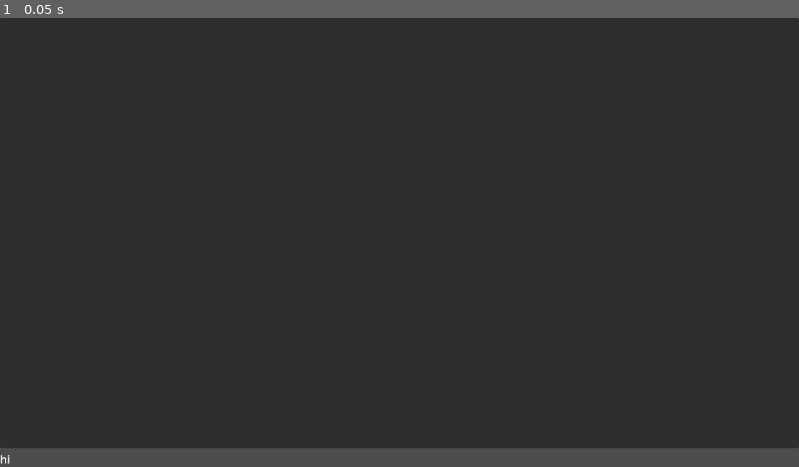
Above: before the commit, frame 1.
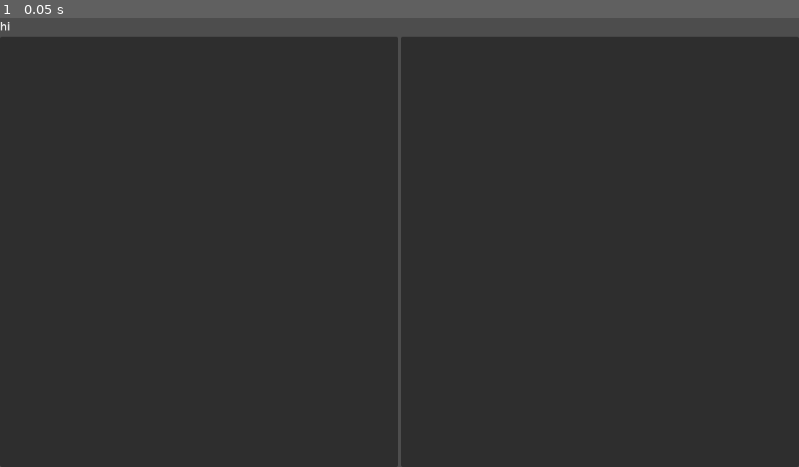
Above: after the commit, the same moment.

Repository: Virus-Axel/godot-solana-sdk
Game: Godot game, scene res://anchor_program_demos.tscn
Two runs of this game, one before a commit and one after it. Both use one fixed random seed, a clock stepped at 60 frames per second and the inputs below.
Inputs:
- Up to frame 1 (0.05 s): no input

The runs differ from the first frame. In frame 1, 8.3% of the frame differs, in the area x 0-100%, y 0-100%.
Error before the commit: Invalid call. Nonexistent function 'set_pid' in base 'Node'. (res://AnchorProgramDemos.gd:33)
Error after the commit: Invalid call. Nonexistent function 'set_pid' in base 'Node'. (res://AnchorProgramDemos.gd:37)

Commit message:
Add fetch account test for Anchor Program
The Anchor Program tests were only for fetching IDL. This commit adds a
test for fetching an anchor account. It also fixes a bug with account
deserialization.

Diff:
--- a/example/AnchorProgram/AnchorProgramDemos.gd
+++ b/example/AnchorProgram/AnchorProgramDemos.gd
@@ -1,7 +1,7 @@
 extends VBoxContainer
 
 
-const TOTAL_CASES := 1
+const TOTAL_CASES := 2
 var passed_test_mask := 0
 
 
@@ -9,9 +9,13 @@
 	passed_test_mask += (1 << unique_identifier)
 	print("[OK]: ", unique_identifier)
 
+
 func display_dict(data: Variant, parent: TreeItem):
 	if(typeof(data) == TYPE_STRING):
 		parent.set_text(1, data)
+	elif(typeof(data) == TYPE_ARRAY):
+		for item in data:
+			display_dict(item, parent.create_child())
 	elif(typeof(data) != TYPE_DICTIONARY):
 		parent.set_text(1, str(data))
 	else:
@@ -30,19 +34,29 @@
 	# Use the editor properties instead.
 	# This function is only for testing purposes.
 
-	$AnchorProgram.set_pid("cndy3Z4yapfJBmL3ShUp5exZKqR3z33thTzeNMm2gRZ")
+	$AnchorProgram.set_pid("CndyV3LdqHUfDLmE5naZjVN8rBZz4tqhdefbAnjHG3JR")
 	$AnchorProgram.set_try_from_pid(true)
 	await $AnchorProgram.idl_fetched
 	assert(not $AnchorProgram.idl.is_empty())
+	display_dict($AnchorProgram.idl, $GridContainer/IdlTree.create_item())
 
 	PASS(0)
 
 
-func fetch_account_demo():
-	$AnchorProgram.fetch_account("CandyMachine")
+func fetch_idl_account_demo():
+	var res = $AnchorProgram.fetch_account("CandyMachine", "2kJKEGhqGXJJtoWPfxnKq1Y2bN4eF9GQ39SAcGu8TDZn")
+	assert(res == OK)
+	var account_data = (await $AnchorProgram.account_fetched)
+	assert(not account_data.is_empty())
+	display_dict(account_data, $GridContainer/AccountDataTree.create_item())
+
+	PASS(1)
+
 
 func _ready():
+	# Next test case is depending on IDL so await it.
 	await fetch_idl_from_pid_demo()
+	fetch_idl_account_demo()
 
 
 func _on_timeout_timeout():
--- a/example/AnchorProgram/anchor_program_demos.tscn
+++ b/example/AnchorProgram/anchor_program_demos.tscn
@@ -13,10 +13,6 @@
 alignment = 1
 script = ExtResource("1_qrfu5")
 
-[node name="Tree" type="Tree" parent="."]
-layout_mode = 2
-size_flags_vertical = 3
-
 [node name="Label" type="Label" parent="."]
 layout_mode = 2
 text = "hi"
@@ -29,4 +25,21 @@
 one_shot = true
 autostart = true
 
+[node name="GridContainer" type="GridContainer" parent="."]
+layout_mode = 2
+size_flags_vertical = 3
+columns = 2
+
+[node name="IdlTree" type="Tree" parent="GridContainer"]
+layout_mode = 2
+size_flags_horizontal = 3
+size_flags_vertical = 3
+columns = 2
+
+[node name="AccountDataTree" type="Tree" parent="GridContainer"]
+layout_mode = 2
+size_flags_horizontal = 3
+size_flags_vertical = 3
+columns = 2
+
 [connection signal="timeout" from="Timeout" to="." method="_on_timeout_timeout"]
--- a/example/AnchorProgram/project.godot
+++ b/example/AnchorProgram/project.godot
@@ -22,4 +22,4 @@
 
 [solana_sdk]
 
-client/default_url="http://localhost:8899"
+client/default_url="https://api.mainnet-beta.solana.com"
Not shown, changed: include/anchor_program.hpp
Not shown, changed: src/anchor_program.cpp
